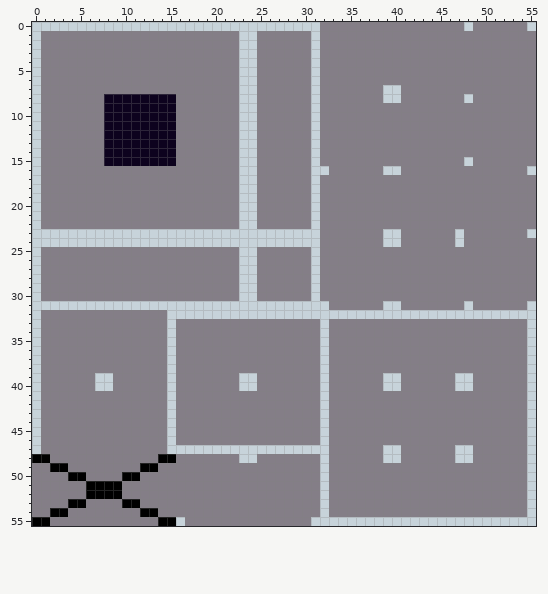
Pixel-art sprite -- Assets/Sprites/Tiles/Metal_v1_.png. Above: the version before the commit.
The file is 56x56 pixels.
Now the later version:
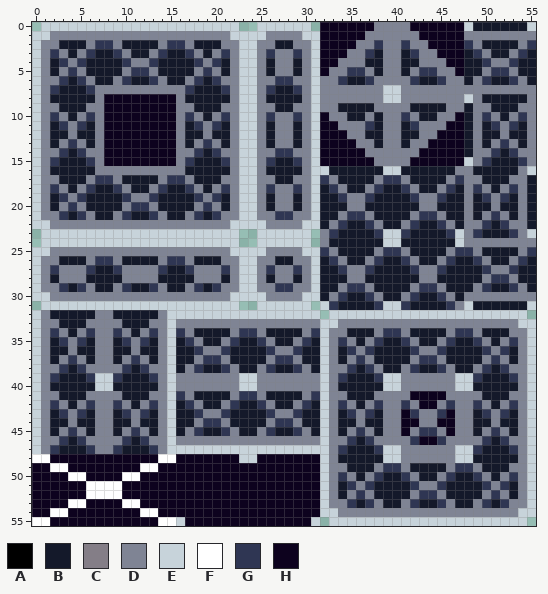
Palette (. is transparent): A #000000  B #14192a  C #847e87  D #7f8494  E #c7d3da  F #ffffff  G #2f3653  H #0d021e
The author wrote: Rock + Metal Tilemaps
Changes in this commit:
Changed rows in their new state; - is an unchanged pixel.
first column x 0:
 0 .----------------------..------.HHHHHHDDDDHHHHHH-BBBBBB-
 1 -EDDDDDDDDDDDDDDDDDDDDE--EDDDDE-HHHHHDDDDDDHHHHHDDDDDDDD
 2 -DDBBBDGGDBBBBDGGDBBBDD--DDBBDD-HHHHDDGDDGDDHHHHGDBBBBDG
 3 -DGDBDGBBGDBBDGBBGDBDGD--DGDDGD-HHHDDGBDDBGDDHHHBGDBBDGB
 4 -DBGDGBBBBGDDGBBBBGDGBD--DBDDBD-HHDDDBBDDBBDDDHHBBGDDGBB
 5 -DBDGDBBBBDGGDBBBBDGDBD--DBDDBD-HDDGGDBDDBDGGDDHBBDGGDBB
 6 -DDGBGDBBDGBBGDBBDGBGDD--DDGGDD-DDGBBGDDDDGBBGDDBDGBBGDB
 7 -DGBBBGDDDDDDDDDDGBBBGD--DGBBGD-DDDDDDD--DDDDDDDDDDDDDDD
 8 -DBBBBBD--------DBBBBBD--DBBBBD-DDDDDDD--DDDDDDD-DBBBBBD
 9 -DDBBBDD--------DDBBBDD--DDBBDD-DDBBBBDDDDBBBBDDBDDBBBDD
10 -DGDBDGD--------DGDBDGD--DGDDGD-HDDBBDBDDGDBBDDHBDGDBDGD
11 -DBGDGBD--------DBGDGBD--DBDDBD-HHDDDGBDDBGDDDHHBDBGDGBD
12 -DBBDBBD--------DBBDBBD--DBDDBD-HHHDDBBDDBBDDHHHBDBBDBBD
13 -DBDGDBD--------DBDGDBD--DBDDBD-HHHHDDBDDBDDHHHHBDBDGDBD
14 -DDGBGDD--------DDGBGDD--DDGGDD-HHHHHDDDDDDHHHHHBDDGBGDD
15 -DGBBBGD--------DGBBBGD--DGBBGD-HHHHHHDDDDHHHHHH-DGBBBGD
16 -DBBBBBDDDDDDDDDDBBBBBD--DBBBBD--BBBBBB--BBBBBBDDBBBBBD-
17 -DDBBBDGGDBBBBDGGDBBBDD--DDBBDD-GDBBBBDGGDBBBBDGDDBBBDDB
18 -DGDBDGBBGDBBDGBBGDBDGD--DGDDGD-BGDBBDGBBGDBBDGBDGDBDGDB
19 -DBGDGBBBBGDDGBBBBGDGBD--DBDDBD-BBGDDGBBBBGDDGBBDBGDGBDB
20 -DBDGDBBBBDGGDBBBBDGDBD--DBDDBD-BBBDDBBBBBBDDBBBDBBDBBDB
21 -DDGBGDBBDGBBGDBBDGBGDD--DDGGDD-BBDGGDBBBBDGGDBBDBDGDBDB
22 -EDDDDDDDDDDDDDDDDDDDDE--EDDDDE-BDGBBGDBBDGBBGDBDDGBGDDB
23 .----------------------..------.DGBBBBG--GBBBBG-DGBBBGD-
24 .----------------------..------.DBBBBBB--BBBBBB-DDDDDDDD
25 -EDDDDDDDDDDDDDDDDDDDDE--EDDDDE-GDBBBBDGGDBBBBDGGDBBBBDG
26 -DDBBBDGGDBBBBDGGDBBBDD--DDBBDD-BGDBBDGBBGDBBDGBBGDBBDGB
27 -DGDDDGBBGDDDDGBBGDDDGD--DGDDGD-BBGDDGBBBBGDDGBBBBGDDGBB
28 -DBDDDBBBBDDDDBBBBDDDBD--DBDDBD-BBBDDBBBBBBDDBBBBBDGGDBB
29 -DDGBGDBBDGBBGDBBDGBGDD--DDGGDD-BBDGGDBBBBDGGDBBBDGBBGDB
30 -EDDDDDDDDDDDDDDDDDDDDE--EDDDDE-BDGBBGDBBDGBBGDBDDDDDDDD
31 .----------------------..------.-GBBBBG--GBBBBGD-BBBBBB-
32 -DBBBBBDDBBBBBD-----------------.----------------------.
33 -DDBBBDDDDBBBDD-DDDDDDDDDDDDDDDD-EDDDDDDDDDDDDDDDDDDDDE-
34 -DGDBDGDDGDBDGD-GDBBBBDGGDBBBBDG-DDBBBDGGDBBBBDGGDBBBDD-
35 -DBGDGBDDBGDGBD-BGDBBDGBBGDBBDGB-DGDBDGBBGDBBDGBBGDBDGD-
36 -DBBDBBDDBBDBBD-BBGDDGBBBBGDDGBB-DBGDGBBBBGDDGBBBBGDGBD-
37 -DBDGDBDDBDGDBD-BBDGGDBBBBDGGDBB-DBDGDBBBBDGGDBBBBDGDBD-
38 -DDGBGDDDDGBGDD-BDGBBGDBBDGBBGDB-DDGBGDBBDGBBGDBBDGBGDD-
39 -DGBBBG--GBBBGD-DDDDDDD--DDDDDDD-DGBBBG--DDDDDD--GBBBGD-
40 -DBBBBB--BBBBBD-DDDDDDD--DDDDDDD-DBBBBB--DDDDDD--BBBBBD-
41 -DDBBBDDDDBBBDD-GDBBBBDGGDBBBBDG-DDBBBDDDDHHHHDDDDBBBDD-
42 -DGDBDGDDGDBDGD-BGDBBDGBBGDBBDGB-DGDBDGDDGDHHDGDDGDBDGD-
43 -DBGDGBDDBGDGBD-BBGDDGBBBBGDDGBB-DBGDGBDDHGDDGHDDBGDGBD-
44 -DBBDBBDDBBDBBD-BBDGGDBBBBDGGDBB-DBBDBBDDHHDDHHDDBBDBBD-
45 -DBDGDBDDBDGDBD-BDGBBGDBBDGBBGDB-DBDGDBDDHDGGDHDDBDGDBD-
46 -DDGBGDDDDGBGDD-DDDDDDDDDDDDDDDD-DDGBGDDDDGHHGDDDDGBGDD-
47 -DGBBBGDDGBBBGD------------------DGBBBG--DDDDDD--GBBBGD-
48 FFHHHHHHHHHHHHFFHHHHHHH--HHHHHHH-DBBBBB--DDDDDD--BBBBBD-
49 HHFFHHHHHHHHFFHHHHHHHHHHHHHHHHHH-DDBBBDGGDBBBBDGGDBBBDD-
50 HHHHFFHHHHFFHHHHHHHHHHHHHHHHHHHH-DGDBDGBBGDBBDGBBGDBDGD-
51 HHHHHHFFFFHHHHHHHHHHHHHHHHHHHHHH-DBGDGBBBBGDDGBBBBGDGBD-
52 HHHHHHFFFFHHHHHHHHHHHHHHHHHHHHHH-DBDGDBBBBDGGDBBBBDGDBD-
53 HHHHFFHHHHFFHHHHHHHHHHHHHHHHHHHH-DDGBGDBBDGBBGDBBDGBGDD-
54 HHFFHHHHHHHHFFHHHHHHHHHHHHHHHHHH-EDDDDDDDDDDDDDDDDDDDDE-
55 FFHHHHHHHHHHHHFF-HHHHHHHHHHHHHH-.----------------------.
